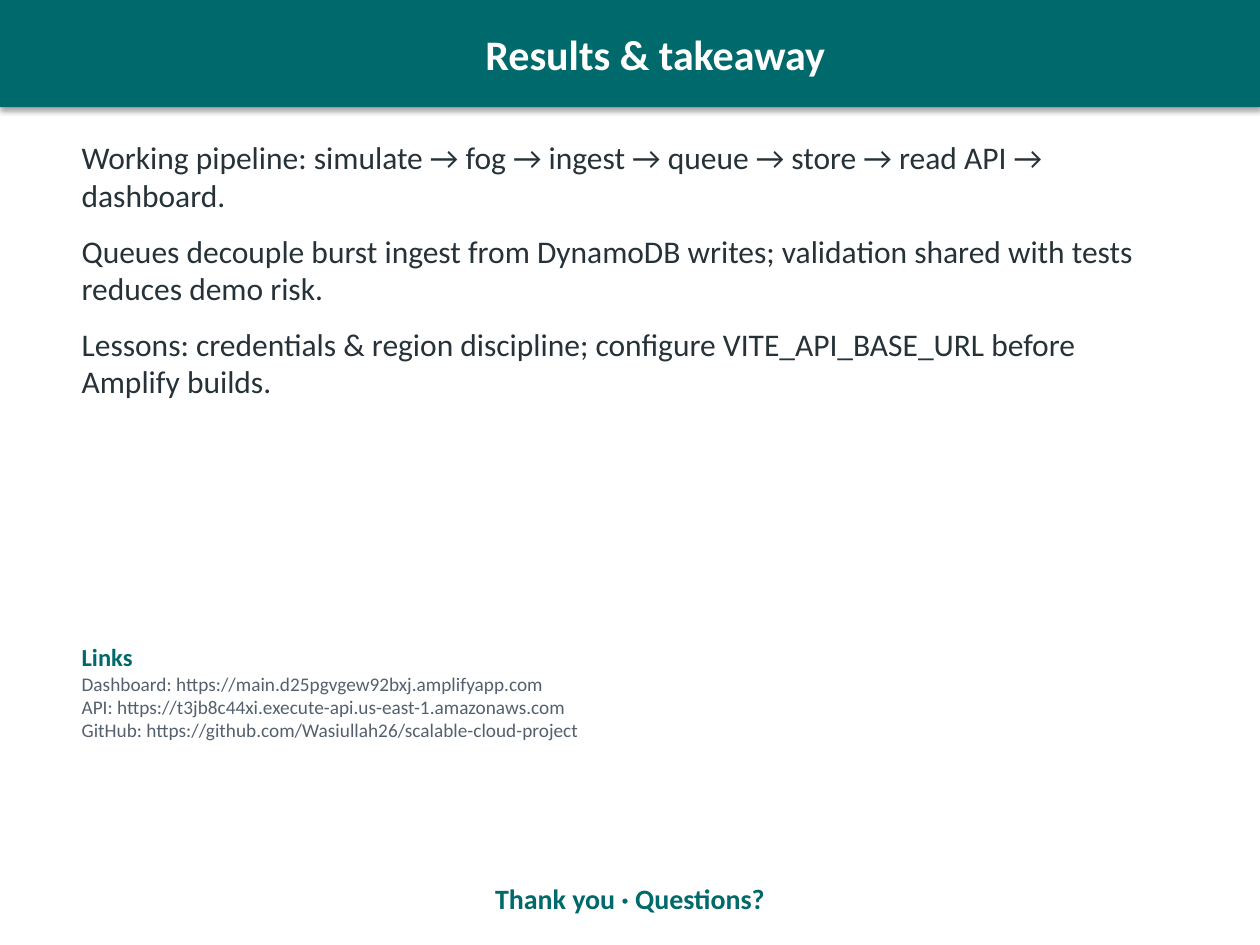
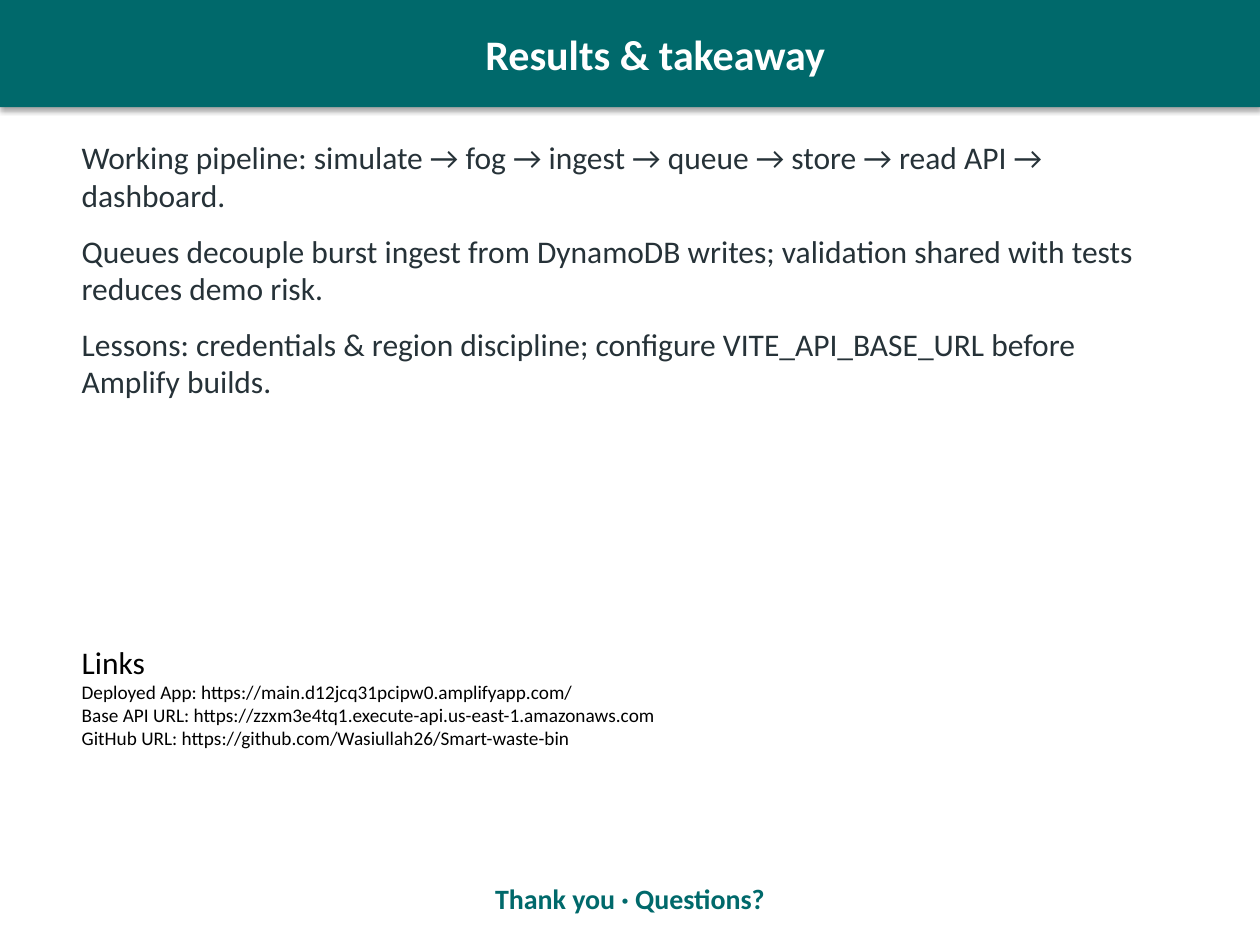
Before and after one commit to Wasiullah26/Smart-waste-bin, a slide deck: slide 6 of docs/FogEdge_5min_Presentation.pptx (slide 5 before the commit). Drawn at 1260x945 pixels with LibreOffice and Linux fonts; fonts in the diff are those of the drawing. Boxes give left, top, right and bottom in pixels: in the first picture for what was removed or moved away, otherwise in the second. Text is boxed around its words. In the diff, an @@ line names an element or a change of style, - is before the commit and + after.

```diff
--- a/docs/FogEdge_5min_Presentation.pptx
+++ b/docs/FogEdge_5min_Presentation.pptx
@@ text at (x1=82, y1=652, x2=655, y2=749): text changed; text colour #54606E to #000000 @@
-Links
-Dashboard: https://main.d25pgvgew92bxj.amplifyapp.com
-API: https://t3jb8c44xi.execute-api.us-east-1.amazonaws.com
-GitHub: https://github.com/Wasiullah26/scalable-cloud-project
+Links
+Deployed App: https://main.d12jcq31pcipw0.amplifyapp.com/
+Base API URL: https://zzxm3e4tq1.execute-api.us-east-1.amazonaws.com
+GitHub URL: https://github.com/Wasiullah26/Smart-waste-bin
```
Also in this commit, not shown: 2 other slides changed, 1 slide added.
